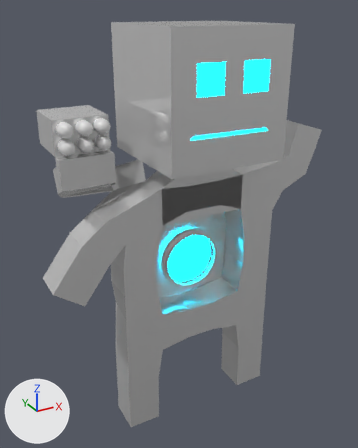
The Blender file human.blend, before and after one commit.
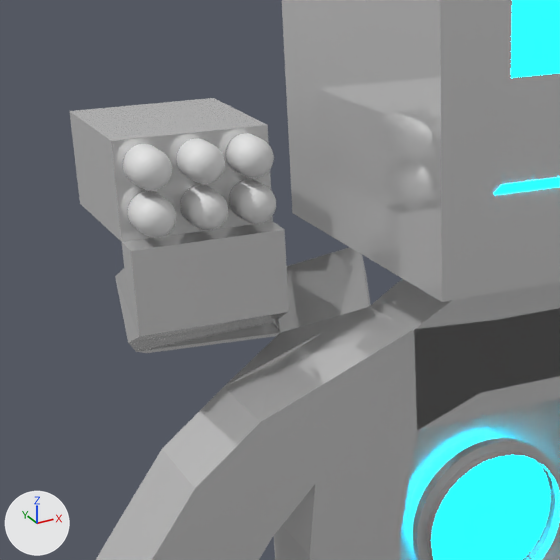
Each version is shown whole from a 50 mm lens placed at (-3.44, -6.8, 3.49), pointed at (-0.09, -0.7, 0.44), then close up on the part from 3% to 60% of the width and 15% to 61% of the height. Arrows for +X, +Y and +Z are at lower left; the lights stay in place.

The older version as bpy lines, for what is in view:
```python
ob_circle = bpy.data.objects.new('Circle', me_circle)
ob_circle.location = (-0.007, -0.961, -0.08)
ob_circle.rotation_euler = (1.571, 0.0, 0.0)  # degrees (90, 0, 0)
ob_circle.scale = (0.42, 0.42, 0.42)
ob_missil = bpy.data.objects.new('MISSIL', me_cylinder_006)
ob_missil.location = (-1.726, -0.645, 2.058)
ob_missil.rotation_euler = (1.571, 0.0, 0.0)  # degrees (90, 0, 0)
ob_missil.scale = (0.0955, 0.0955, 0.0955)
ob_missil_001 = bpy.data.objects.new('MISSIL.001', me_cylinder_012)
ob_missil_001.location = (-1.475, -0.645, 2.058)
ob_missil_001.rotation_euler = (1.571, 0.0, 0.0)  # degrees (90, 0, 0)
ob_missil_001.scale = (0.0955, 0.0955, 0.0955)
ob_missil_002 = bpy.data.objects.new('MISSIL.002', me_cylinder_013)
ob_missil_002.location = (-1.236, -0.645, 2.058)
ob_missil_002.rotation_euler = (1.571, 0.0, 0.0)  # degrees (90, 0, 0)
ob_missil_002.scale = (0.0955, 0.0955, 0.0955)
ob_missil_003 = bpy.data.objects.new('MISSIL.003', me_cylinder_014)
ob_missil_003.location = (-1.726, -0.645, 1.838)
ob_missil_003.rotation_euler = (1.571, 0.0, 0.0)  # degrees (90, 0, 0)
ob_missil_003.scale = (0.0955, 0.0955, 0.0955)
ob_missil_004 = bpy.data.objects.new('MISSIL.004', me_cylinder_015)
ob_missil_004.location = (-1.475, -0.645, 1.838)
ob_missil_004.rotation_euler = (1.571, 0.0, 0.0)  # degrees (90, 0, 0)
ob_missil_004.scale = (0.0955, 0.0955, 0.0955)
ob_missil_005 = bpy.data.objects.new('MISSIL.005', me_cylinder_016)
ob_missil_005.location = (-1.236, -0.645, 1.838)
ob_missil_005.rotation_euler = (1.571, 0.0, 0.0)  # degrees (90, 0, 0)
ob_missil_005.scale = (0.0955, 0.0955, 0.0955)
# also in view: 'BODY' at (-0.07, -0.86, -0.35); 'FACE' at (0.03, -0.99, 2.46); 'BACK' at (-0.22, -0.25, 0.39)
```
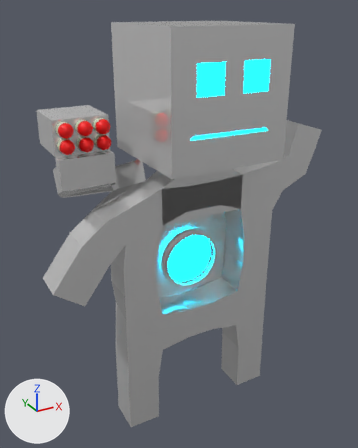
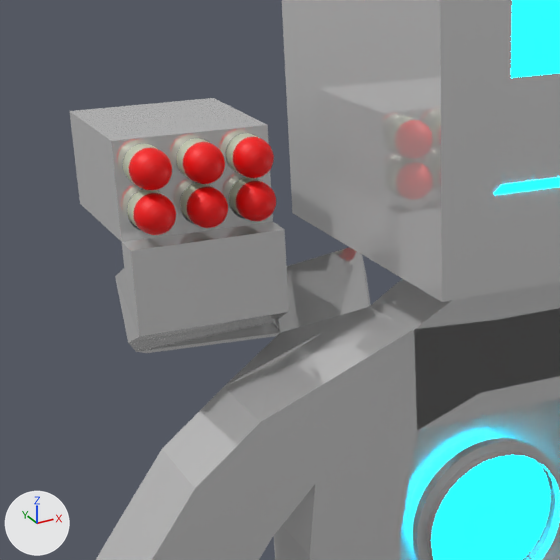
Diff of the bpy script that builds the scene:
```diff
--- a/human.blend.py
+++ b/human.blend.py
@@ mat_face @@
 mat_face = principled_material('Face')
-mat_face.base_color = (0.8, 0.8, 0.8)  # white #e7e7e7
+mat_face.base_color = (1.0, 0.0, 0.0)  # red #ff0000
@@ mat_material @@
+mat_material = principled_material('Material')
+mat_material.base_color = (0.761, 0.8, 0.624)  # white #e2e7cf
+mat_material.metallic = 0.407
+mat_material.roughness = 0.4
@@ me_cylinder_006 @@
 me_cylinder_006.from_pydata(...)  # 321 vertices, 322 faces; spans x -1.0..1.0, y -0.84..1.16, z -1.0..2.13
 # used by ob_missil; location = (-1.726, -0.645, 2.058); rotation_euler = (1.571, 0.0, 0.0), in degrees (90, 0, 0); scale = (0.0955, 0.0955, 0.0955)
+# me_cylinder_006 part 1: all 33 faces centred in x -0.99..0.99, y -0.83..1.15, z -1.0..0.0 switch from mat_face (white #e7e7e7) to mat_material (white #e2e7cf)
@@ me_cylinder_012 @@
 me_cylinder_012.from_pydata(...)  # 321 vertices, 322 faces; spans x -1.0..1.0, y -0.84..1.16, z -1.0..2.13
 # used by ob_missil_001; location = (-1.475, -0.645, 2.058); rotation_euler = (1.571, 0.0, 0.0), in degrees (90, 0, 0); scale = (0.0955, 0.0955, 0.0955)
+# me_cylinder_012 part 2: all 33 faces centred in x -0.99..0.99, y -0.83..1.15, z -1.0..0.0 switch from no material to mat_material (white #e2e7cf)
+# me_cylinder_012 part 3: all 289 faces centred in x -0.99..0.99, y -0.82..1.15, z 1.0..2.12 switch from no material to mat_face (red #ff0000)
@@ me_cylinder_013 @@
 me_cylinder_013.from_pydata(...)  # 321 vertices, 322 faces; spans x -1.0..1.0, y -0.84..1.16, z -1.0..2.13
 # used by ob_missil_002; location = (-1.236, -0.645, 2.058); rotation_euler = (1.571, 0.0, 0.0), in degrees (90, 0, 0); scale = (0.0955, 0.0955, 0.0955)
+# me_cylinder_013 part 4: all 33 faces centred in x -0.99..0.99, y -0.83..1.15, z -1.0..0.0 switch from no material to mat_material (white #e2e7cf)
+# me_cylinder_013 part 5: all 289 faces centred in x -0.99..0.99, y -0.82..1.15, z 1.0..2.12 switch from no material to mat_face (red #ff0000)
@@ me_cylinder_014 @@
 me_cylinder_014.from_pydata(...)  # 321 vertices, 322 faces; spans x -1.0..1.0, y -0.84..1.16, z -1.0..2.13
 # used by ob_missil_003; location = (-1.726, -0.645, 1.838); rotation_euler = (1.571, 0.0, 0.0), in degrees (90, 0, 0); scale = (0.0955, 0.0955, 0.0955)
+# me_cylinder_014 part 6: all 33 faces centred in x -0.99..0.99, y -0.83..1.15, z -1.0..0.0 switch from no material to mat_material (white #e2e7cf)
+# me_cylinder_014 part 7: all 289 faces centred in x -0.99..0.99, y -0.82..1.15, z 1.0..2.12 switch from no material to mat_face (red #ff0000)
@@ me_cylinder_016 @@
 me_cylinder_016.from_pydata(...)  # 321 vertices, 322 faces; spans x -1.0..1.0, y -0.84..1.16, z -1.0..2.13
 # used by ob_missil_005; location = (-1.236, -0.645, 1.838); rotation_euler = (1.571, 0.0, 0.0), in degrees (90, 0, 0); scale = (0.0955, 0.0955, 0.0955)
+# me_cylinder_016 part 8: all 33 faces centred in x -0.99..0.99, y -0.83..1.15, z -1.0..0.0 switch from no material to mat_material (white #e2e7cf)
+# me_cylinder_016 part 9: all 289 faces centred in x -0.99..0.99, y -0.82..1.15, z 1.0..2.12 switch from no material to mat_face (red #ff0000)
@@ ob_missil_003 @@
 ob_missil_003 = bpy.data.objects.new('MISSIL.003', me_cylinder_014)
-ob_missil_003.location = (-1.726, -0.645, 1.838)
+ob_missil_003.location = (-1.726, -0.645, 1.85)
 ob_missil_003.rotation_euler = (1.571, 0.0, 0.0)  # degrees (90, 0, 0)
@@ ob_missil_004 @@
 ob_missil_004 = bpy.data.objects.new('MISSIL.004', me_cylinder_015)
-ob_missil_004.location = (-1.475, -0.645, 1.838)
+ob_missil_004.location = (-1.475, -0.645, 1.85)
 ob_missil_004.rotation_euler = (1.571, 0.0, 0.0)  # degrees (90, 0, 0)
@@ ob_missil_005 @@
 ob_missil_005 = bpy.data.objects.new('MISSIL.005', me_cylinder_016)
-ob_missil_005.location = (-1.236, -0.645, 1.838)
+ob_missil_005.location = (-1.236, -0.645, 1.85)
 ob_missil_005.rotation_euler = (1.571, 0.0, 0.0)  # degrees (90, 0, 0)
```

Where the change shows, as pixel boxes [x1, y1, x2, y2] in the close-ups (560 x 560 px):
'MISSIL.003', recoloured, moved (white to red)
    before: [128, 191, 176, 238]
    after: [128, 189, 176, 235]
'MISSIL', recoloured (white to red)
    both: [123, 144, 172, 190]
'MISSIL.004', recoloured, moved (white to red)
    before: [181, 185, 228, 230]
    after: [180, 183, 228, 228]
'MISSIL.005', recoloured, moved (white to red)
    before: [229, 179, 276, 224]
    after: [229, 177, 276, 221]
'MISSIL.001', recoloured (white to red)
    both: [177, 138, 225, 184]
'MISSIL.002', recoloured (white to red)
    both: [226, 133, 274, 178]
part 1 of me_cylinder_006, recoloured
    both: [123, 144, 159, 184]
part 2 of me_cylinder_012, recoloured
    both: [177, 138, 210, 179]
part 3 of me_cylinder_012, recoloured (white to red)
    both: [183, 142, 225, 184]
part 4 of me_cylinder_013, recoloured
    both: [226, 133, 259, 175]
part 5 of me_cylinder_013, recoloured (white to red)
    both: [233, 137, 274, 178]
part 6 of me_cylinder_014, recoloured
    before: [128, 191, 164, 229]
    after: [128, 189, 163, 227]
part 7 of me_cylinder_014, recoloured (white to red)
    both: [134, 207, 176, 230]
part 8 of me_cylinder_016, recoloured
    before: [229, 179, 261, 218]
    after: [229, 177, 264, 215]
part 9 of me_cylinder_016, recoloured (white to red)
    both: [236, 194, 276, 216]
